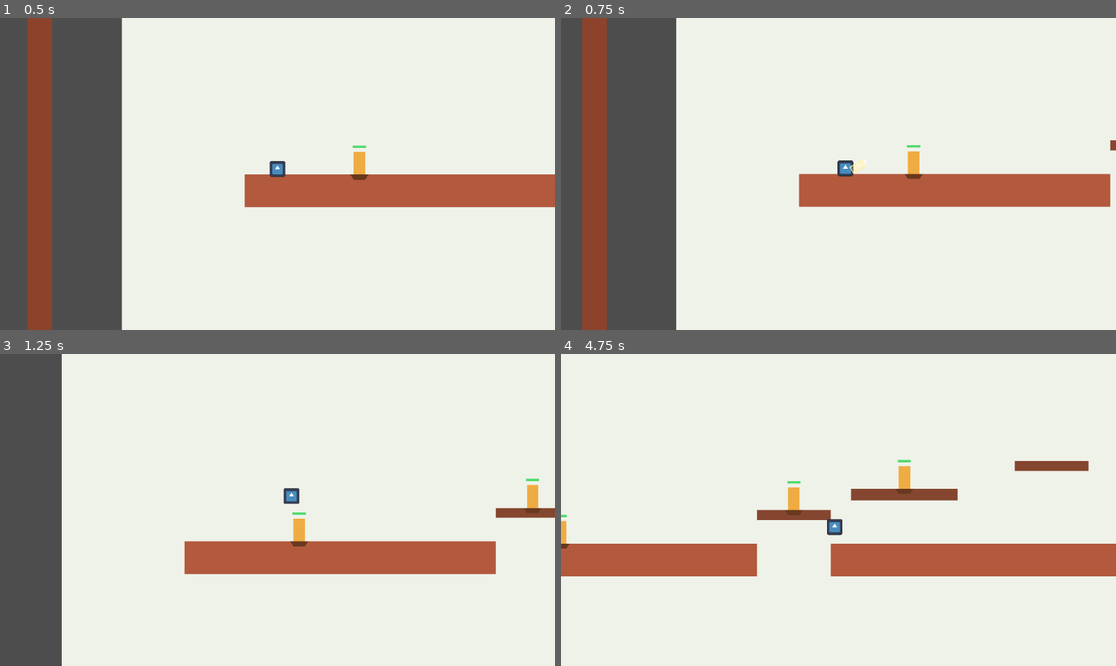
Above: before the commit, frames 1-4 (two rows, left to right).
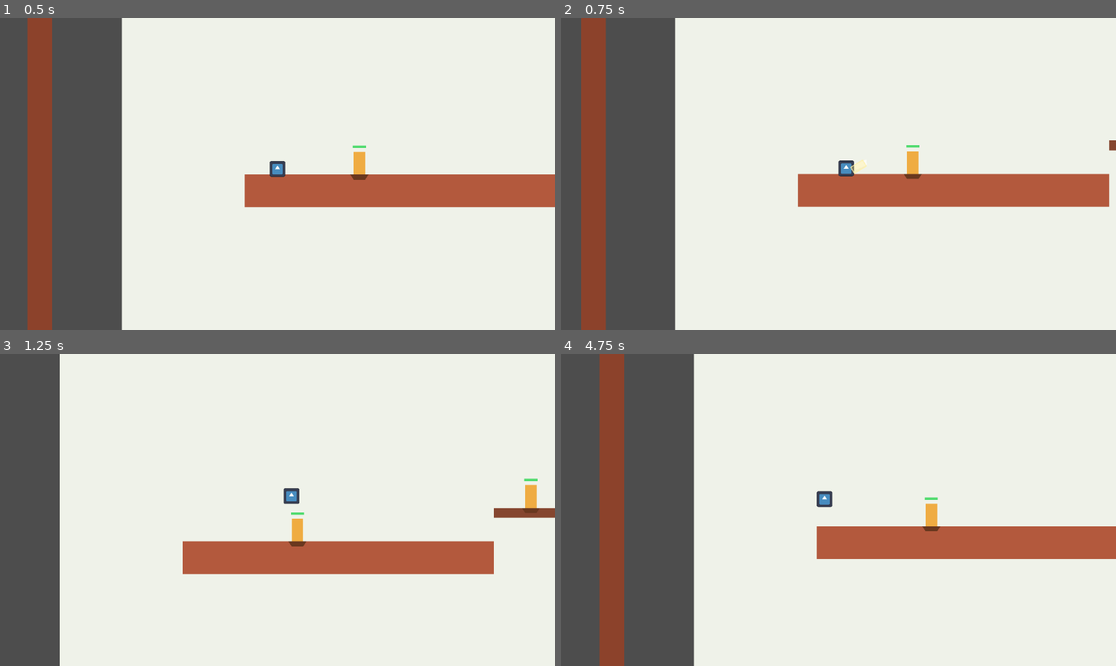
Above: after the commit, the same moments.

Repository: ggonzalez66/ruby1
Game: Godot game, scene res://main.tscn
Same seed, same stepped clock (60 frames per second), same inputs: the game is played once before the commit and once after it. The engine's default icon, where the game draws it, is replaced by a stand-in: a white triangle on a blue panel in a dark square.
Inputs:
- Up to frame 1 (0.5 s): no input
- Up to frame 2 (0.75 s): hold Right (move_right) from 0.53 s (still down); tap C (attack) at 0.6 s
- Up to frame 3 (1.25 s): keep holding Right (move_right); tap X (jump) at 0.77, 1.07 s; tap Z (dash) at 0.8 s
- Up to frame 4 (4.75 s): tap Z (dash) at 1.35, 3.05, 3.6 s; tap X (jump) at 1.52, 1.55, 1.82, 2.1, 3.02, 3.32, 3.77, 3.8, 4.07, 4.52 s; release Right (move_right) at 2.03 s; hold Left (move_left) 2.03-2.78 s; tap C (attack) at 2.3, 2.85, 4.35 s; hold Right (move_right) 2.78-4.28 s; tap R (respawn, bound only after the commit) at 4.15 s; hold Left (move_left) from 4.28 s (still down)

Frame 1 is identical in both runs. In frame 2, 0.9% of the frame differs, in the area x 3-99%, y 0-100%; in frame 3, 0.6%; in frame 4, 34%, in the area x 0-100%, y 0-100%.

Commit message:
walljump mejorado y bindeo R respawn

Diff:
--- a/movimiento.gd
+++ b/movimiento.gd
@@ -25,14 +25,13 @@
 @export var wall_slide_speed := 120.0
 @export var wall_jump_horizontal_speed := 440.0
 @export var wall_jump_vertical_speed := -560.0
-@export var wall_jump_control_lock_time := 0.14
+@export var wall_jump_control_lock_time := 0.07
 @export var coyote_time := 0.12
 @export var jump_buffer_time := 0.14
 @export var attack_duration := 0.16
 @export var attack_cooldown := 0.22
 @export var attack_move_multiplier := 0.7
 @export var attack_charge_time := 0.55
-@export var charge_move_multiplier := 0.58
 @export var charged_attack_cooldown := 0.5
 @export var charged_ground_duration := 0.22
 @export var charged_ground_lunge_speed := 980.0
@@ -85,6 +84,7 @@
 var slash_visual_base_position := Vector2.ZERO
 var slash_area_base_position := Vector2.ZERO
 var slash_outline_base_position := Vector2.ZERO
+var spawn_position := Vector2.ZERO
 
 func _ready() -> void:
 	floor_snap_length = 10.0
@@ -99,6 +99,7 @@
 	slash_visual_base_position = slash_visual.position
 	slash_area_base_position = slash_area_visual.position
 	slash_outline_base_position = slash_outline.position
+	spawn_position = global_position
 	hitbox.area_entered.connect(_on_hitbox_area_entered)
 	_update_facing_visual()
 	_set_attack_active(false)
@@ -121,6 +122,10 @@
 
 	if Input.is_action_just_pressed("attack"):
 		_begin_attack_charge()
+
+	if Input.is_action_just_pressed("respawn"):
+		_respawn_player()
+		return
 
 	if is_charging_attack:
 		_update_attack_charge(delta)
@@ -238,8 +243,6 @@
 	var control_multiplier: float = 1.0
 	if attack_mode == ATTACK_SLASH:
 		control_multiplier = attack_move_multiplier
-	elif is_charging_attack:
-		control_multiplier = charge_move_multiplier
 
 	var target_speed: float = move_input * max_speed * control_multiplier
 
@@ -613,3 +616,27 @@
 	pivot.scale.x = facing
 	dash_visual.position.x = -10.0 * facing
 	dash_visual.scale.x = abs(dash_visual.scale.x) * facing
+
+func _respawn_player() -> void:
+	global_position = spawn_position
+	velocity = Vector2.ZERO
+	facing = 1
+	air_jumps_remaining = max_air_jumps
+	coyote_timer = 0.0
+	jump_buffer_timer = 0.0
+	attack_timer = 0.0
+	attack_cooldown_timer = 0.0
+	charge_timer = 0.0
+	dash_timer = 0.0
+	dash_cooldown_timer = 0.0
+	dash_direction = 1
+	wall_jump_lock_timer = 0.0
+	wall_contact_direction = 0
+	attack_mode = ATTACK_NONE
+	is_charging_attack = false
+	attack_targets_hit.clear()
+	_set_attack_active(false)
+	_set_charge_visual_active(false)
+	_set_dash_visual_active(false)
+	_reset_attack_pose()
+	_update_facing_visual()
--- a/project.godot
+++ b/project.godot
@@ -42,3 +42,8 @@
 "events": [Object(InputEventKey,"resource_local_to_scene":false,"resource_name":"","device":0,"window_id":0,"alt_pressed":false,"shift_pressed":false,"ctrl_pressed":false,"meta_pressed":false,"pressed":false,"keycode":0,"physical_keycode":90,"key_label":0,"unicode":0,"echo":false,"script":null)
 ]
 }
+respawn={
+"deadzone": 0.5,
+"events": [Object(InputEventKey,"resource_local_to_scene":false,"resource_name":"","device":0,"window_id":0,"alt_pressed":false,"shift_pressed":false,"ctrl_pressed":false,"meta_pressed":false,"pressed":false,"keycode":0,"physical_keycode":82,"key_label":0,"unicode":0,"echo":false,"script":null)
+]
+}
